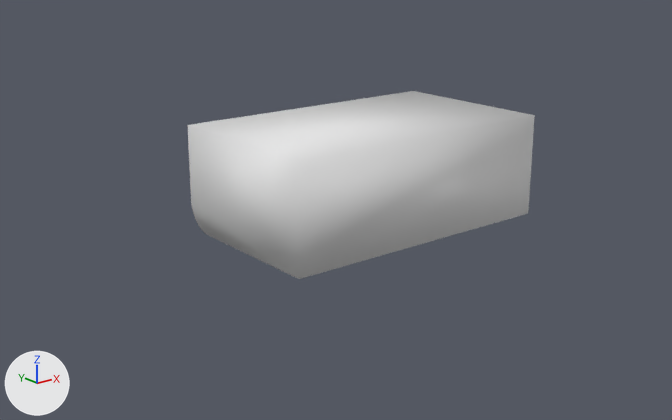
One commit to the Blender file Assets/Models/background.blend: the scene before it, then after it.
Rendered twice from a camera (50 mm lens) standing at (-395.0, -453.0, 198.0) and looking at (-59.0, -33.0, 29.0). Lighting does not change. The marker at lower left points along +X, +Y and +Z.

Script lines for the objects in view, before the commit:
```python
me_plane = bpy.data.meshes.new('Plane')
me_plane.from_pydata(...)  # 32 vertices, 18 faces; spans x -2.0..2.0, y -1.0..1.4, z 0.0..1.4
me_plane.polygons.foreach_set('use_smooth', [True] * 18)
ob_plane = bpy.data.objects.new('Plane', me_plane)
ob_plane.location = (0.0, 0.0, 0.0)
ob_plane.scale = (50.0, 50.0, 50.0)
```
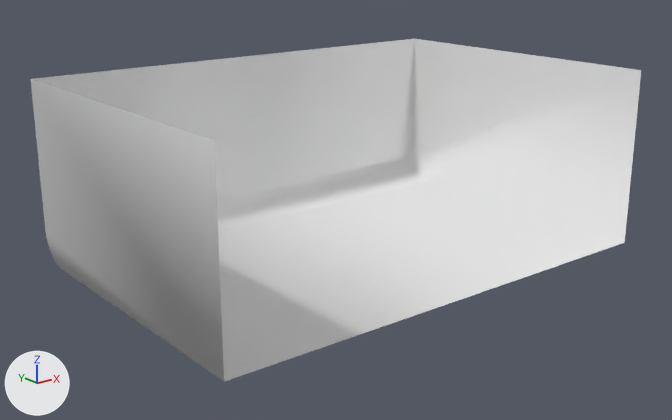
The newer file is also turned or shifted as a whole; pictures and numbers use the older file's frame.

Where the change shows, as pixel boxes (x1, y1, x2, y2) in the pictures (672 x 420 px):
'Plane', reshaped (75% wider, 82% taller): before (187, 91, 535, 279); after (31, 39, 641, 382)

What the commit changed:
me_plane is used by ob_plane; location (0.0, 0.0, 0.0); scale (50.0, 50.0, 50.0).
me_plane had 32 vertices, 18 faces and spanned x -2.0..2.0, y -1.0..1.4, z 0.0..1.4.
me_plane now has 32 vertices, 16 faces and spans x -4.0..2.0, y -2.58..1.4, z 0.0..2.2.
Part 1, on me_plane:
18 vertices are removed from x -2.0..2.0, y -1.0..1.4, z 0.0..1.4.
18 faces are deleted.
1 vertex moves from x 2.0, y 1.4, z 1.4 to x 2.0, y 1.4, z 2.2.
4 vertices are added at (-4.0, -2.58, 0.0), (2.0, -2.58, 0.0), (2.0, -2.58, 2.2), (-4.0, -2.58, 2.2).
14 new vertices lie (-6.0, 0.0, 0.0) away from vertices in x 2.0, y 1.0..1.4, z 0.0..1.4.
16 new faces join them.
